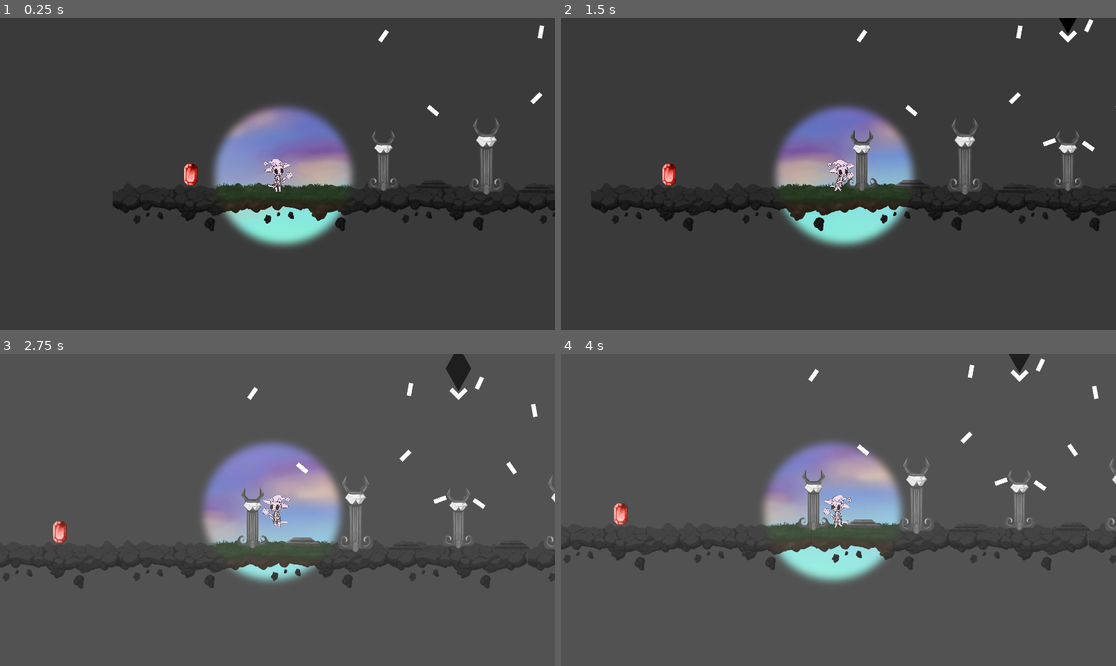
Above: before the commit, frames 1-4 (two rows, left to right).
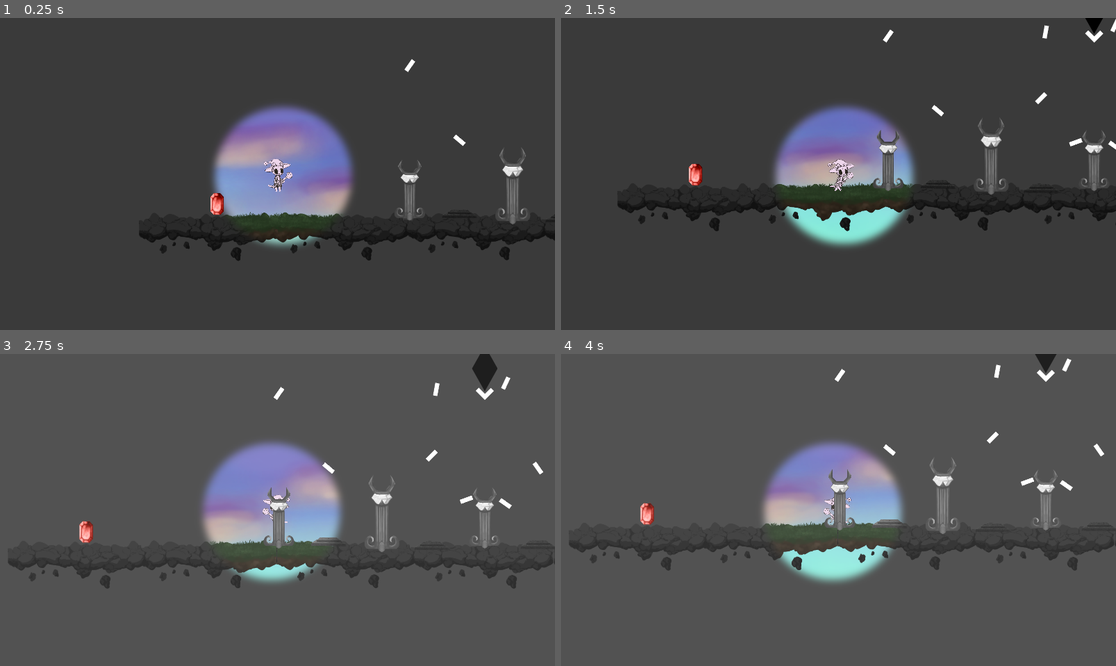
Above: after the commit, the same moments.

Repository: SunStaff/main
Game: Godot game, scene res://Scenes/Level3.tscn
Two runs of this game, one before a commit and one after it. Both use one fixed random seed, a clock stepped at 60 frames per second and the inputs below. The engine's default icon, where the game draws it, is replaced by a stand-in: a white triangle on a blue panel in a dark square.
Inputs:
- Up to frame 1 (0.25 s): no input
- Up to frame 2 (1.5 s): hold Right (Right) from 0.53 s (still down); tap E (Interact) at 0.6 s; tap Space (Jump) at 0.77 s; tap Shift (sprint) at 1.35 s
- Up to frame 3 (2.75 s): tap Space (Jump) at 1.52 s; release Right (Right) at 2.03 s; hold Left (Left) from 2.03 s (still down); tap E (Interact) at 2.1 s
- Up to frame 4 (4 s): release Left (Left) at 2.78 s; hold Right (Right) from 2.78 s (still down); tap Shift (sprint) at 2.85 s; tap Space (Jump) at 3.02, 3.77 s; tap E (Interact) at 3.6 s

The runs differ from the first frame. In frame 1, 13% of the frame differs, in the area x 20-100%, y 2-78%; in frame 2, 5.6%; in frame 3, 6.0%; in frame 4, 5.7%.

Commit message:
Switches and Doors Added - No Interactions

Diff:
--- a/SunStaff/Scenes/Level3.tscn
+++ b/SunStaff/Scenes/Level3.tscn
@@ -12,6 +12,7 @@
 [ext_resource path="res://Scenes/Objects/GemPedestal.tscn" type="PackedScene" id=10]
 [ext_resource path="res://Scenes/Menus/GemSelectionScreen.tscn" type="PackedScene" id=11]
 [ext_resource path="res://Art/Misc/cliff.png" type="Texture" id=12]
+[ext_resource path="res://Scenes/Objects/Lever.tscn" type="PackedScene" id=13]
 [ext_resource path="res://Art/Misc/Light/mirror_for_puzzle_WIP.png" type="Texture" id=17]
 [ext_resource path="res://Art/Misc/Light/white_dimond_for_puzzle.png" type="Texture" id=18]
 [ext_resource path="res://Art/Misc/Light/Light_beam_greyscale.png" type="Texture" id=19]
@@ -22,6 +23,18 @@
 
 [sub_resource type="RectangleShape2D" id=2]
 extents = Vector2( 35, 280 )
+
+[sub_resource type="RectangleShape2D" id=3]
+extents = Vector2( 28.5712, 32.3525 )
+
+[sub_resource type="RectangleShape2D" id=4]
+extents = Vector2( 28.5715, 31.7647 )
+
+[sub_resource type="RectangleShape2D" id=5]
+extents = Vector2( 31.429, 31.9116 )
+
+[sub_resource type="RectangleShape2D" id=6]
+extents = Vector2( 32.8572, 31.7647 )
 
 [node name="Level3" type="Node"]
 
@@ -260,7 +273,7 @@
 visible = false
 
 [node name="Milo" parent="." instance=ExtResource( 1 )]
-position = Vector2( 4621, -837 )
+position = Vector2( 4530, -981 )
 
 [node name="StartingDoor" type="KinematicBody2D" parent="."]
 light_mask = 0
@@ -756,6 +769,73 @@
 
 [node name="GemSelectionScreen" parent="Menus" instance=ExtResource( 11 )]
 visible = false
+
+[node name="Lever2" parent="." instance=ExtResource( 13 )]
+position = Vector2( 4218, 325 )
+
+[node name="Lever3" parent="." instance=ExtResource( 13 )]
+position = Vector2( 4368, 325 )
+
+[node name="Lever4" parent="." instance=ExtResource( 13 )]
+position = Vector2( 4518, 325 )
+
+[node name="Lever5" parent="." instance=ExtResource( 13 )]
+position = Vector2( 4668, 325 )
+
+[node name="Door2" type="KinematicBody2D" parent="."]
+position = Vector2( 5032, 252 )
+scale = Vector2( 0.7, 3.4 )
+
+[node name="Door2" type="Sprite" parent="Door2"]
+position = Vector2( -0.000177383, 5.18911e-07 )
+scale = Vector2( 1, 1 )
+texture = ExtResource( 3 )
+
+[node name="CollisionShape2D" type="CollisionShape2D" parent="Door2"]
+position = Vector2( 4.28623, 0.000963477 )
+scale = Vector2( 1, 1 )
+shape = SubResource( 3 )
+
+[node name="Door3" type="KinematicBody2D" parent="."]
+position = Vector2( 5132, 252 )
+scale = Vector2( 0.7, 3.4 )
+
+[node name="Door3" type="Sprite" parent="Door3"]
+position = Vector2( 3.52859e-05, -2.6226e-06 )
+scale = Vector2( 1, 1 )
+texture = ExtResource( 3 )
+
+[node name="CollisionShape2D" type="CollisionShape2D" parent="Door3"]
+position = Vector2( 0.000732831, -2.02656e-05 )
+scale = Vector2( 1, 1 )
+shape = SubResource( 4 )
+
+[node name="Door4" type="KinematicBody2D" parent="."]
+position = Vector2( 5232, 252 )
+scale = Vector2( 0.7, 3.4 )
+
+[node name="Door4" type="Sprite" parent="Door4"]
+position = Vector2( 0.000247955, -2.6226e-06 )
+scale = Vector2( 1, 1 )
+texture = ExtResource( 3 )
+
+[node name="CollisionShape2D" type="CollisionShape2D" parent="Door4"]
+position = Vector2( 0.000247955, -0.146935 )
+scale = Vector2( 1, 1 )
+shape = SubResource( 5 )
+
+[node name="Door5" type="KinematicBody2D" parent="."]
+position = Vector2( 5332, 252 )
+scale = Vector2( 0.7, 3.4 )
+
+[node name="Door5" type="Sprite" parent="Door5"]
+position = Vector2( -2.76566e-05, 4.88758e-06 )
+scale = Vector2( 1, 1 )
+texture = ExtResource( 3 )
+
+[node name="CollisionShape2D" type="CollisionShape2D" parent="Door5"]
+position = Vector2( 1.42854, -0.000129426 )
+shape = SubResource( 6 )
 
 [editable path="Platforms/Platform2"]
 [editable path="Platforms/Platform3"]
--- a/SunStaff/Scenes/Objects/Lever.tscn
+++ b/SunStaff/Scenes/Objects/Lever.tscn
@@ -1,12 +1,14 @@
-[gd_scene load_steps=3 format=2]
+[gd_scene load_steps=4 format=2]
 
 [ext_resource path="res://icon.png" type="Texture" id=1]
+[ext_resource path="res://Scripts/Objects/Levers_Switches.gd" type="Script" id=2]
 
 [sub_resource type="RectangleShape2D" id=1]
-extents = Vector2( 38.5, 30.5 )
+extents = Vector2( 45.5, 40.5 )
 
-[node name="Lever" type="KinematicBody2D"]
+[node name="Lever" type="Area2D"]
 collision_mask = 0
+script = ExtResource( 2 )
 
 [node name="Lever_Sprite" type="Sprite" parent="."]
 modulate = Color( 0.878431, 0, 0, 1 )
@@ -14,5 +16,5 @@
 texture = ExtResource( 1 )
 
 [node name="CollisionShape2D" type="CollisionShape2D" parent="."]
-position = Vector2( -6.5, 2.5 )
+position = Vector2( 0.5, -7.5 )
 shape = SubResource( 1 )
--- a/SunStaff/Scenes/Objects/StaffAltar.tscn
+++ b/SunStaff/Scenes/Objects/StaffAltar.tscn
@@ -13,7 +13,7 @@
 
 [node name="StaffAltar" type="Area2D" groups=["StaffAltar"]]
 light_mask = 3
-position = Vector2( 590, 126 )
+position = Vector2( 590, 118 )
 collision_layer = 3
 collision_mask = 3
 script = ExtResource( 2 )
--- a/SunStaff/Scripts/LeverManager.gd
+++ b/SunStaff/Scripts/LeverManager.gd
@@ -55,50 +55,51 @@
 	match(name):
 		"1":
 			lever.visible = false
-		#Lever 1 of Door Puzzle [Lever Down y = 183, lever up y = -183]
+		#Lever 1 of Door Puzzle [Lever Down y = 252, lever up y = 110S]
+		#Doors for puzzle are offset by 1 -- Door2 is first puzzle door
 		"2":
-			var door1 = get_parent().get_node("Door1")
-			var door2 = get_parent().get_node("Door2")
-			var door4 = get_parent().get_node("Door4")
+			var door1 = get_parent().get_node("Door2")
+			var door2 = get_parent().get_node("Door3")
+			var door4 = get_parent().get_node("Door5")
 			if(turnedOn):
-				door1.position.y = -183
-				door2.position.y = -183
-				door4.position.y = 183
+				door1.position.y = 110
+				door2.position.y = 110
+				door4.position.y = 252
 			elif(!turnedOn):
-				door1.position.y = 183
-				door2.position.y = 183
+				door1.position.y = 252
+				door2.position.y = 252
 			pass
 		#Lever 2 of Door Puzzle
 		"3":
-			var door2 = get_parent().get_node("Door2")
-			var door4 = get_parent().get_node("Door4")
+			var door2 = get_parent().get_node("Door3")
+			var door4 = get_parent().get_node("Door5")
 			if(turnedOn):
-				door2.position.y = -183
-				door4.position.y = -183
+				door2.position.y = 110
+				door4.position.y = 110
 			elif(!turnedOn):
-				door2.position.y = 183
-				door4.position.y = 183
+				door2.position.y = 252
+				door4.position.y = 252
 			pass
 		#Lever 3 of Door Puzzle
 		"4":
-			var door1 = get_parent().get_node("Door1")
-			var door3 = get_parent().get_node("Door3")
+			var door1 = get_parent().get_node("Door2")
+			var door3 = get_parent().get_node("Door4")
 			if(turnedOn):
-				door1.position.y = -183
-				door3.position.y = 183
+				door1.position.y = 110
+				door3.position.y = 252
 			elif(!turnedOn):
-				door1.position.y = 183
+				door1.position.y = 110
 			pass
 		#Lever 4 of Door Puzzle
 		"5":
-			var door2 = get_parent().get_node("Door2")
-			var door3 = get_parent().get_node("Door3")
-			var door4 = get_parent().get_node("Door4")
+			var door2 = get_parent().get_node("Door3")
+			var door3 = get_parent().get_node("Door4")
+			var door4 = get_parent().get_node("Door5")
 			if(turnedOn):
-				door2.position.y = 183
-				door3.position.y = -183
-				door4.position.y = -183
+				door2.position.y = 110
+				door3.position.y = 110
+				door4.position.y = 252
 			elif(!turnedOn):
-				door3.position.y = 183
-				door4.position.y = 183
+				door3.position.y = 252
+				door4.position.y = 252
 			pass
Not shown: 1 places in SunStaff/Scenes/Level3.tscn that only renumber resources
